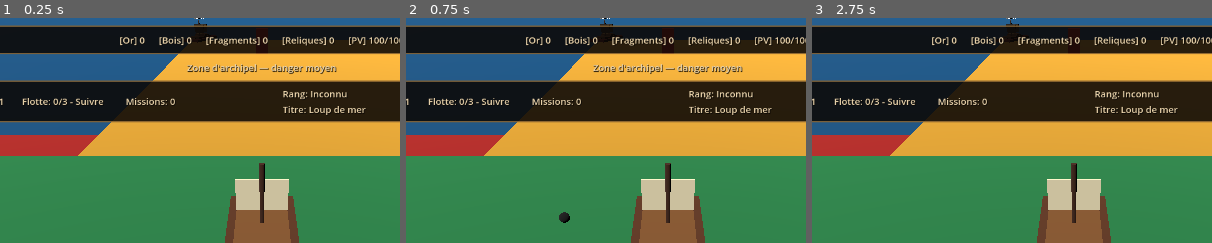
Above: before the commit, frames 1-3 (left to right).
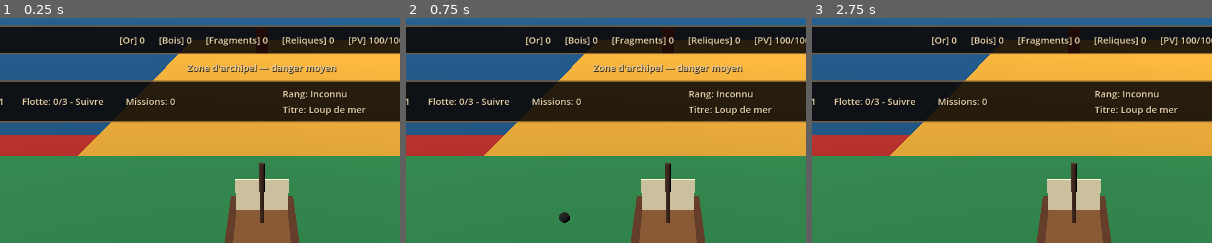
Above: after the commit, the same moments.

Repository: blou132/jeux-pirate
Game: Godot game, scene res://scenes/world/World.tscn
The game is run twice, just before and just after one commit, with the same random seed, the same clock (stepped at 60 frames per second) and the same inputs.
Inputs (mouse positions are % of the whole screen's width and height, from its top left):
- Up to frame 1 (0.25 s): no input
- Up to frame 2 (0.75 s): tap Enter at 0.5 s; move the mouse to (72, 45) at 0.52 s; hold D from 0.53 s (still down); tap R at 0.6 s; click (72, 45) at 0.67 s
- Up to frame 3 (2.75 s): release D at 1.25 s; tap Space at 1.25 s; drag from (30, 55) to (45, 70) at 1.27 s; tap Enter at 2 s; move the mouse to (60, 28) at 2.02 s; hold D from 2.03 s (still down); hold Q from 2.03 s (still down)
The pictures show only the part of the screen within x 17-67%, y 0-50%; the shares and areas given below are measured in that part.

The runs differ from the first frame. In frame 1, less than 0.1% of the frame differs, in the area x 48-52%, y 0-11%; in frame 2, less than 0.1%; in frame 3, less than 0.1%.

Commit message:
fix: keep enemies away from port safe zone

Diff:
--- a/scripts/boats/EnemyShipAI.gd
+++ b/scripts/boats/EnemyShipAI.gd
@@ -17,6 +17,10 @@
 @export var broadside_min_maneuver_speed_scale: float = 0.35
 @export var broadside_line_correction_weight: float = 0.7
 @export var broadside_side_lock_duration: float = 1.5
+@export var port_safe_radius: float = 55.0
+@export var port_expulsion_radius: float = 70.0
+@export var safe_zone_reengage_cooldown: float = 5.0
+@export var safe_zone_escape_speed_scale: float = 1.0
 # Temporary v0.3.5 console helper to verify enemy broadside selection during tests.
 @export var debug_broadside_fire: bool = false
 @export var debug_broadside_fire_interval: float = 1.5
@@ -34,6 +38,9 @@
 var _debug_message_cooldown_remaining: float = 0.0
 var _locked_broadside_side: int = BROADSIDE_SIDE_NONE
 var _side_lock_remaining: float = 0.0
+var _safe_zone_cooldown_remaining: float = 0.0
+var _safe_zone_escape_position: Vector3 = Vector3.ZERO
+var _has_safe_zone_escape_position: bool = false
 var _debug_line_instance: MeshInstance3D
 var _debug_line_material: StandardMaterial3D
 
@@ -45,6 +52,17 @@
 	_attack_cooldown_remaining = maxf(0.0, _attack_cooldown_remaining - delta)
 	_debug_message_cooldown_remaining = maxf(0.0, _debug_message_cooldown_remaining - delta)
 	_side_lock_remaining = maxf(0.0, _side_lock_remaining - delta)
+	_safe_zone_cooldown_remaining = maxf(0.0, _safe_zone_cooldown_remaining - delta)
+
+	if _is_ship_inside_port_safe_zone():
+		_begin_port_safe_zone_escape()
+
+	if _safe_zone_cooldown_remaining > 0.0:
+		_clear_broadside_debug_lines()
+		_clear_broadside_side_lock()
+		_player = null
+		_move_to_safe_zone_escape(delta)
+		return
 
 	_player = _get_or_find_hostile_target()
 
@@ -174,6 +192,9 @@
 		return false
 
 	var target_node := target as Node3D
+	if _is_position_inside_port_safe_zone(target_node.global_position):
+		return false
+
 	var chase_leash := _get_chase_leash_distance()
 	return ship.global_position.distance_squared_to(target_node.global_position) <= chase_leash * chase_leash
 
@@ -187,8 +208,90 @@
 		return false
 
 	var target_node := target as Node3D
+	if _is_position_inside_port_safe_zone(target_node.global_position):
+		return false
+
 	var active_detection_range := _get_detection_range()
 	return ship.global_position.distance_squared_to(target_node.global_position) <= active_detection_range * active_detection_range
+
+
+func _is_ship_inside_port_safe_zone() -> bool:
+	if ship == null:
+		return false
+
+	return _is_position_inside_port_safe_zone(ship.global_position)
+
+
+func _is_position_inside_port_safe_zone(position: Vector3) -> bool:
+	var safe_radius_squared := port_safe_radius * port_safe_radius
+	for port in get_tree().get_nodes_in_group("ports"):
+		if not port is Node3D:
+			continue
+
+		var port_node := port as Node3D
+		var offset := position - port_node.global_position
+		offset.y = 0.0
+		if offset.length_squared() <= safe_radius_squared:
+			return true
+
+	return false
+
+
+func _begin_port_safe_zone_escape() -> void:
+	var port := _get_closest_port()
+	if port == null:
+		return
+
+	var offset := ship.global_position - port.global_position
+	offset.y = 0.0
+	var escape_direction := offset.normalized()
+	if escape_direction.length_squared() < 0.01:
+		escape_direction = -ship.global_transform.basis.z
+		escape_direction.y = 0.0
+		escape_direction = escape_direction.normalized()
+	if escape_direction.length_squared() < 0.01:
+		escape_direction = Vector3.FORWARD
+
+	_safe_zone_escape_position = port.global_position + (escape_direction * port_expulsion_radius)
+	_safe_zone_escape_position.y = 0.0
+	_has_safe_zone_escape_position = true
+	_safe_zone_cooldown_remaining = safe_zone_reengage_cooldown
+	_player = null
+
+
+func _get_closest_port() -> Node3D:
+	var closest_port: Node3D
+	var closest_distance_squared := INF
+	for port in get_tree().get_nodes_in_group("ports"):
+		if not port is Node3D:
+			continue
+
+		var port_node := port as Node3D
+		var distance_squared := ship.global_position.distance_squared_to(port_node.global_position)
+		if distance_squared < closest_distance_squared:
+			closest_distance_squared = distance_squared
+			closest_port = port_node
+
+	return closest_port
+
+
+func _move_to_safe_zone_escape(delta: float) -> void:
+	if not _has_safe_zone_escape_position:
+		ship.brake(delta)
+		return
+
+	var offset := _safe_zone_escape_position - ship.global_position
+	offset.y = 0.0
+	if offset.length_squared() <= 1.0:
+		ship.brake(delta)
+		return
+
+	if ship.has_method("steer_along_direction_with_speed"):
+		ship.steer_along_direction_with_speed(offset.normalized(), delta, safe_zone_escape_speed_scale)
+	elif ship.has_method("steer_along_direction"):
+		ship.steer_along_direction(offset.normalized(), delta)
+	else:
+		ship.steer_toward(_safe_zone_escape_position, delta)
 
 
 func _get_confirmed_broadside_fire_direction(candidate_direction: Vector3) -> Vector3:
--- a/scripts/boats/PlayerBoat.gd
+++ b/scripts/boats/PlayerBoat.gd
@@ -18,8 +18,8 @@
 @export var fallback_respawn_position: Vector3 = Vector3.ZERO
 @export var respawn_offset_from_port: Vector3 = Vector3(8.0, 0.0, -8.0)
 @export var respawn_invulnerability_duration: float = 3.0
-@export var respawn_safe_radius: float = 28.0
-@export var respawn_enemy_push_distance: float = 42.0
+@export var respawn_safe_radius: float = 55.0
+@export var respawn_enemy_push_distance: float = 70.0
 # Temporary v0.3.7 helper to inspect the real player aim point during tests.
 @export var debug_show_aim_points: bool = false
 
--- a/scripts/world/SpawnManager.gd
+++ b/scripts/world/SpawnManager.gd
@@ -5,7 +5,7 @@
 @export var initial_spawn_count: int = 3
 @export var respawn_delay: float = 6.0
 @export var min_player_spawn_distance: float = 22.0
-@export var port_avoidance_distance: float = 18.0
+@export var port_avoidance_distance: float = 55.0
 
 var _active_enemies: Array[Node] = []
 var _spawn_points: Array[Marker3D] = []
